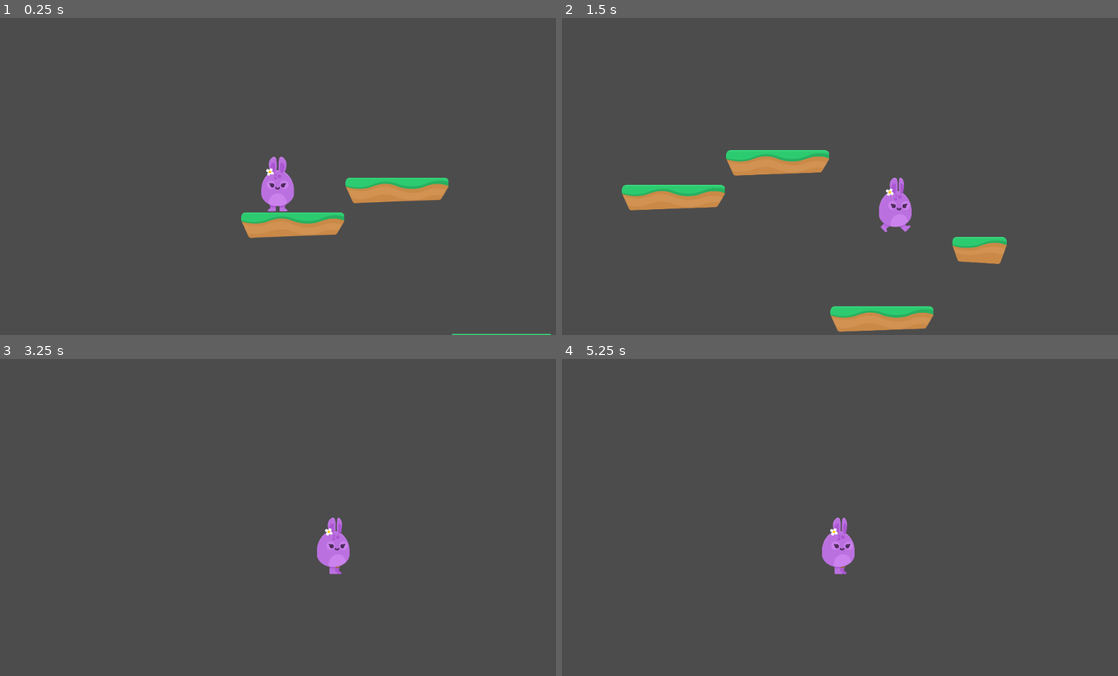
Above: before the commit, frames 1-4 (two rows, left to right).
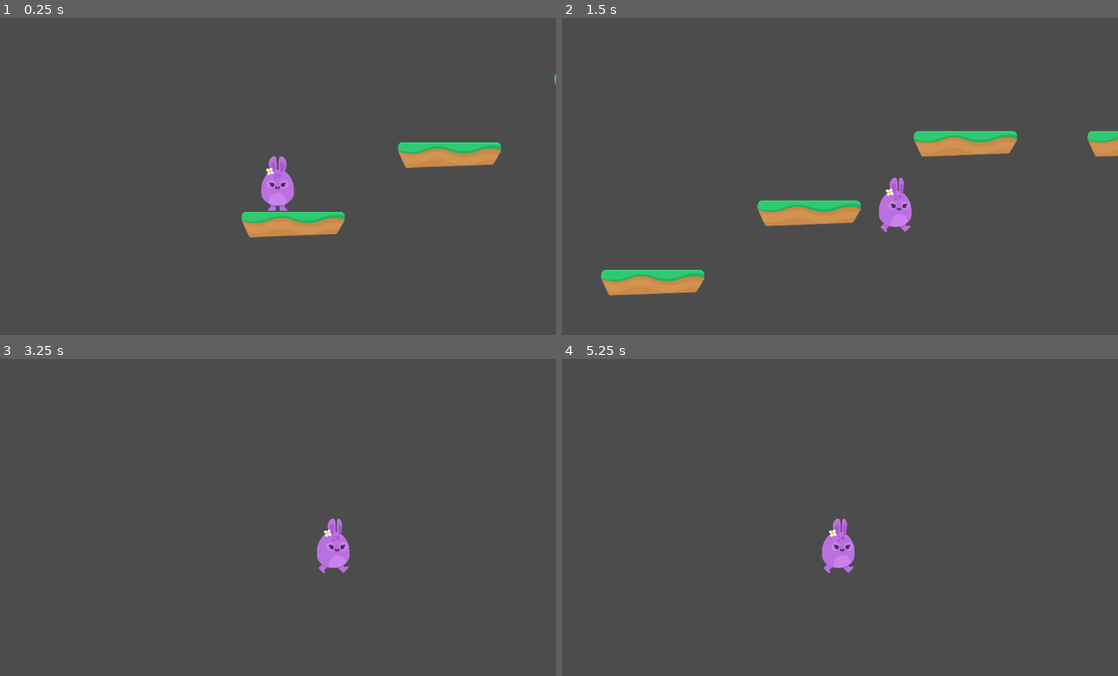
Above: after the commit, the same moments.

Repository: akulkarni3472/DiscoveringGodot
Game: Godot game, scene res://Levels/Level1.tscn
Same seed, same stepped clock (60 frames per second), same inputs: the game is played once before the commit and once after it.
Inputs:
- Up to frame 1 (0.25 s): no input
- Up to frame 2 (1.5 s): hold D (right) from 0.53 s (still down); tap W (jump) at 0.77 s
- Up to frame 3 (3.25 s): tap W (jump) at 1.52, 3.02 s; release D (right) at 2.03 s; hold A (left) 2.03-2.78 s; hold D (right) from 2.78 s (still down)
- Up to frame 4 (5.25 s): tap W (jump) at 3.77, 4.52 s; release D (right) at 4.28 s; hold A (left) 4.28-5.03 s; hold D (right) from 5.03 s (still down)

The runs differ from the first frame. In frame 1, 3.0% of the frame differs, in the area x 43-100%, y 17-100%; in frame 2, 9.3%, in the area x 7-100%, y 35-100%; in frame 3, 0.2%; in frame 4, 0.2%.

Commit message:
Added test level

Diff:
--- a/2HoppyDays/Levels/Level1.tscn
+++ b/2HoppyDays/Levels/Level1.tscn
@@ -11,6 +11,7 @@
 jump_speed = 3000
 
 [node name="TileMap" type="TileMap" parent="."]
+position = Vector2( 1, -2 )
 tile_set = ExtResource( 2 )
 format = 1
-tile_data = PoolIntArray( 196620, 2, 0, 327686, 2, 0, 524313, 3, 0, 786450, 2, 0, 1048605, 2, 0 )
+tile_data = PoolIntArray( -196584, 2, 0, -196574, 2, 0, -196564, 2, 0, 55, 2, 0, 65551, 2, 0, 327686, 2, 0, 720960, 2, 0, 1835079, 2, 0 )
Not shown, changed: 2HoppyDays/.mono/metadata/ide_messaging_meta.txt
